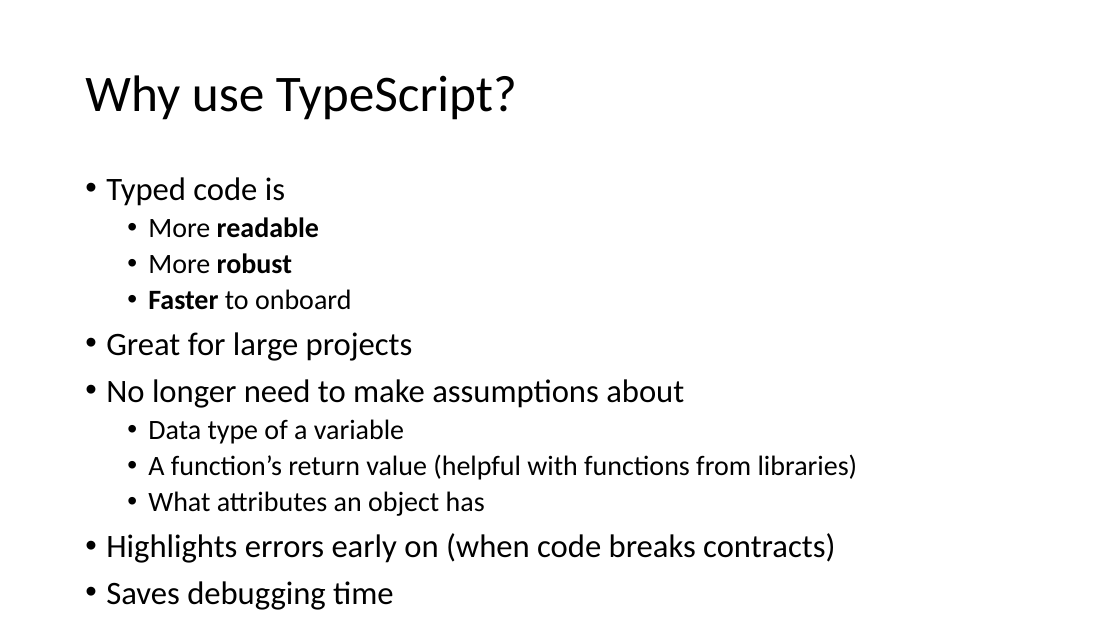
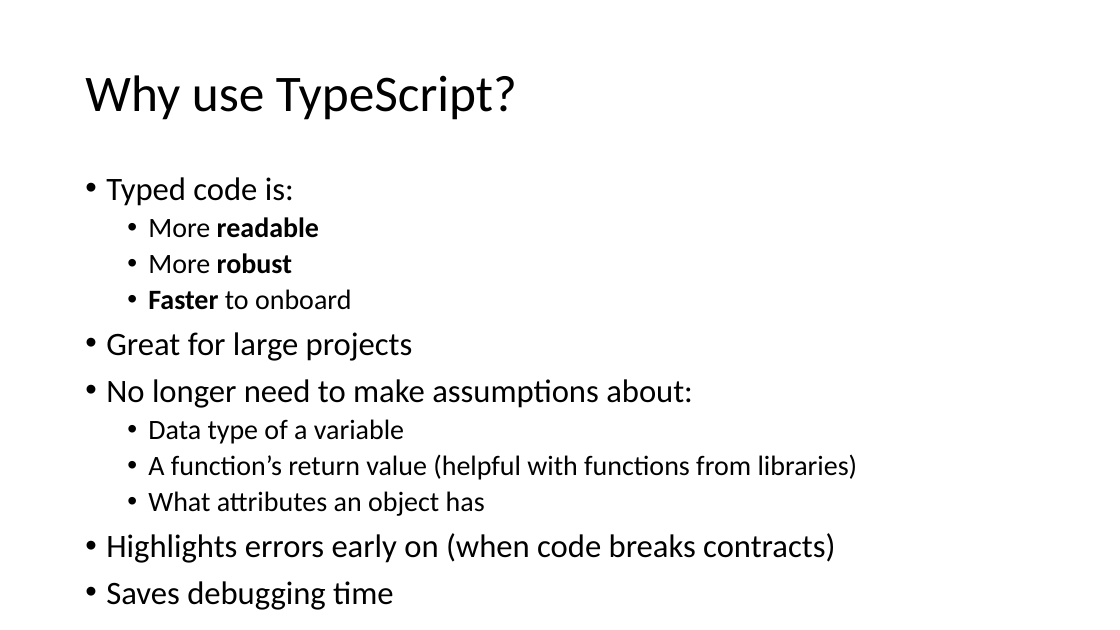
Before and after one commit to katiewoolston/typescript-workshop-example, a slide deck: slide 6 of typescript-workshop.pptx. Drawn at 1120x630 pixels with LibreOffice and Linux fonts; fonts in the diff are those of the drawing. Boxes give left, top, right and bottom in pixels: in the first picture for what was removed or moved away, otherwise in the second. Text is boxed around its words. In the diff, an @@ line names an element or a change of style, - is before the commit and + after.

```diff
--- a/typescript-workshop.pptx
+++ b/typescript-workshop.pptx
@@ text at [106,177,294,206]: text changed @@
-• Typed code is
+• Typed code is:
@@ text at [106,379,693,408]: text changed @@
-• No longer need to make assumptions about
+• No longer need to make assumptions about:
```
Also in this commit, not shown: 3 other slides changed, 2 other files.
